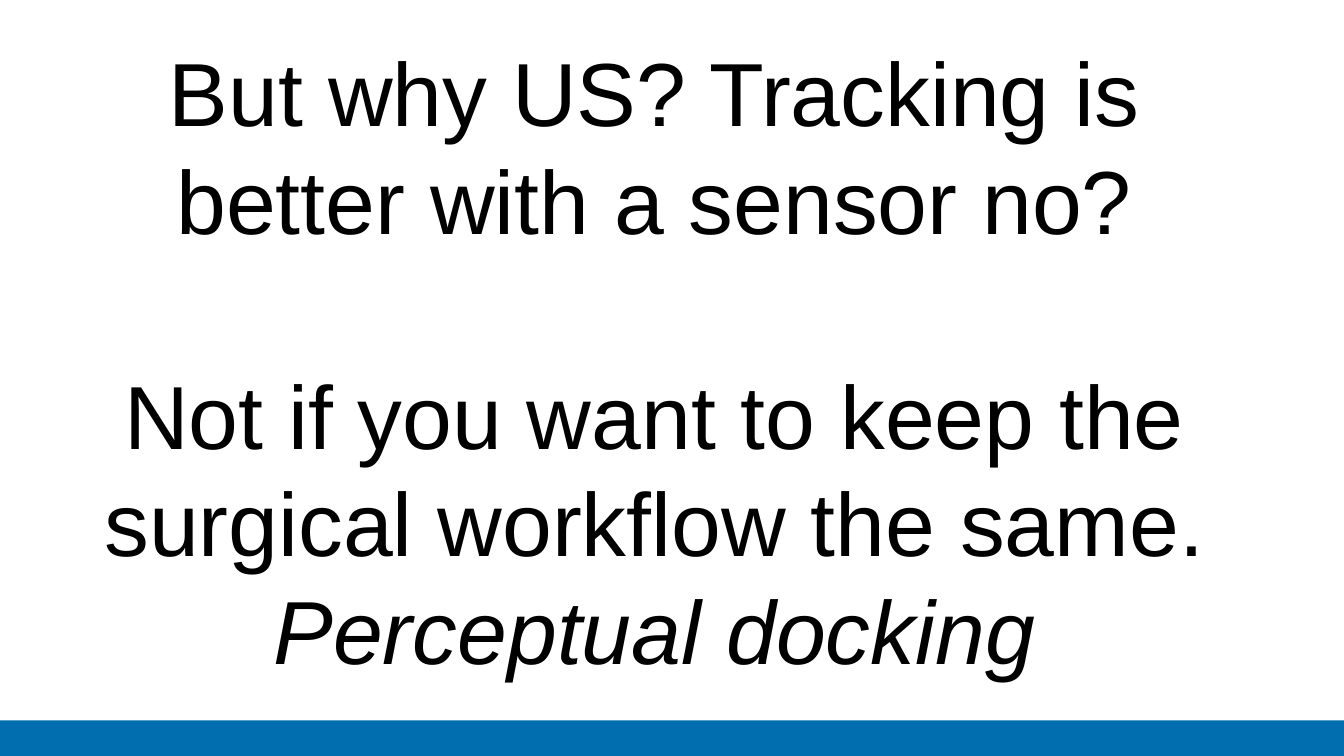
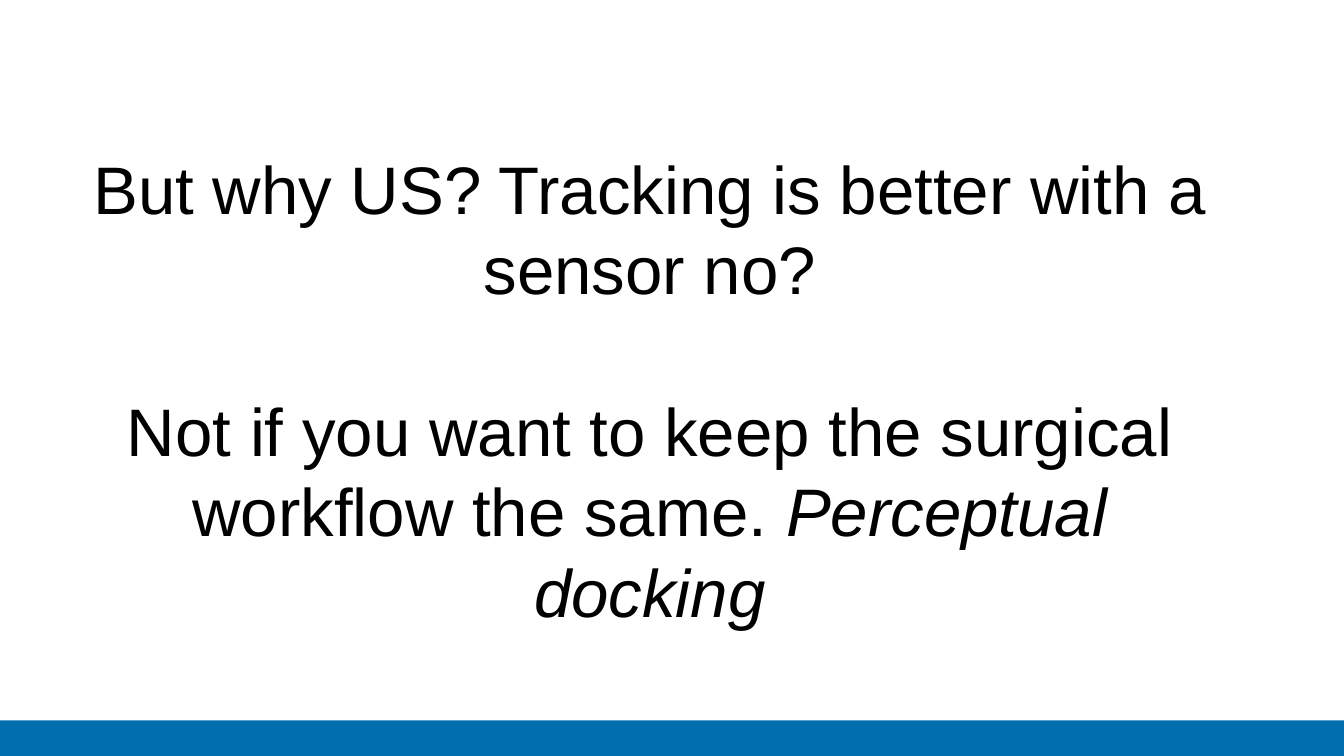
Before and after one commit to zacbaum/Winter-School-Group-2, a slide deck: slide 7 of Imperial College Presentation Template.pptx (slide 6 before the commit). Drawn at 1344x756 pixels with LibreOffice and Linux fonts; fonts in the diff are those of the drawing; background and template pictures are left out. Boxes give left, top, right and bottom in pixels: in the first picture for what was removed or moved away, otherwise in the second. Text is boxed around its words. In the diff, an @@ line names an element or a change of style, - is before the commit and + after.

```diff
--- a/Imperial College Presentation Template.pptx
+++ b/Imperial College Presentation Template.pptx
@@ text "But why US? Tracking is ...": place and size @@
-text "But why US? Tracking is ..." at (104,61,1204,680)
+text "But why US? Tracking is ..." at (93,165,1205,630)
@@ text "But why US? Tracking is ..." at (93,165,1205,630): size 48 to 36 pt @@
```
Also in this commit, not shown: 2 other slides changed, 9 slides added, 2 slides removed.
